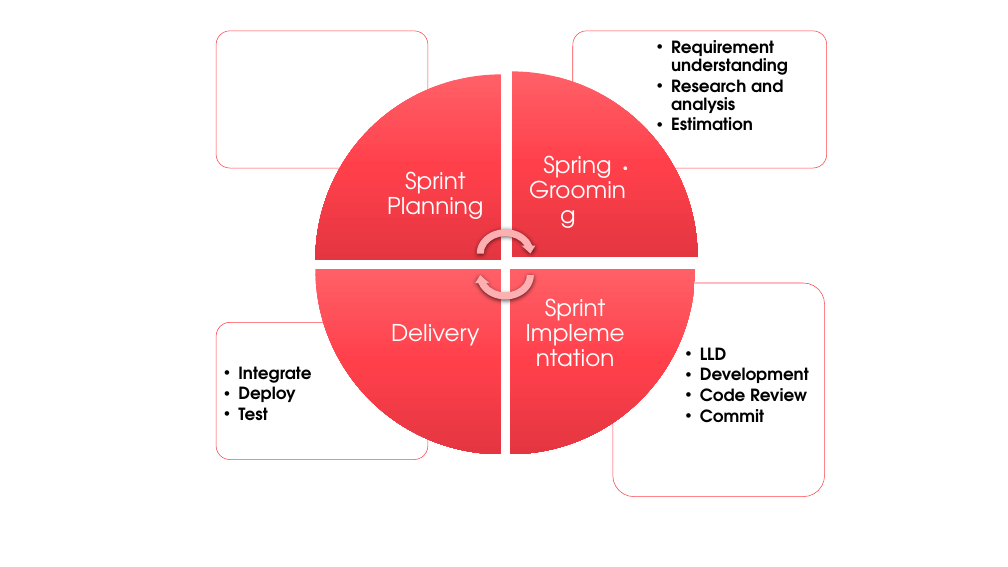
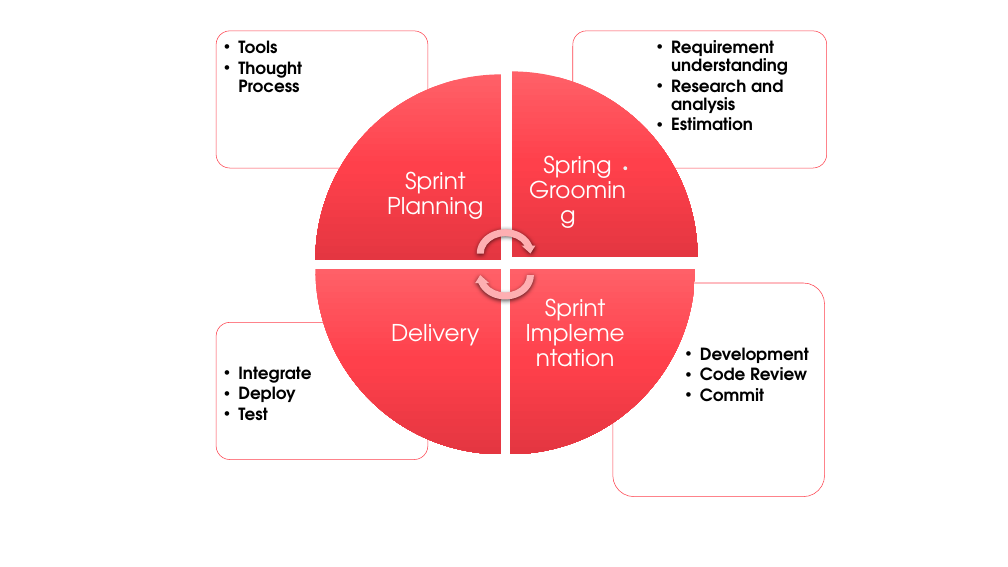
Before and after one commit to dmasaka/CRS-Project, a slide deck: slide 18 of Presentation.pptx (slide 17 before the commit). Drawn at 1008x567 pixels with LibreOffice and Linux fonts; fonts in the diff are those of the drawing. Boxes give left, top, right and bottom in pixels: in the first picture for what was removed or moved away, otherwise in the second. Text is boxed around its words. In the diff, an @@ line names an element or a change of style, - is before the commit and + after.

```diff
--- a/Presentation.pptx
+++ b/Presentation.pptx
@@ text added at (238, 40, 302, 93), 16 pt, text #000000, bold @@
+  • Tools
+  • Thought Process
@@ text at (700, 347, 726, 368): paragraph removed @@
-  • LLD
```
Also in this commit, not shown: 2 other slides changed, 1 slide added, 40 other files.
